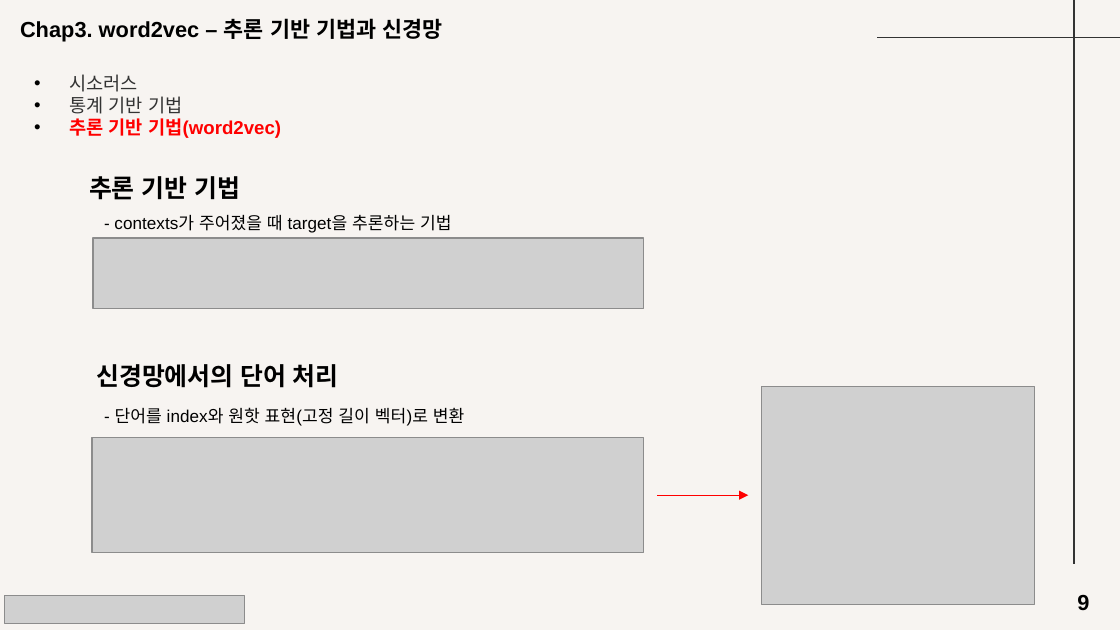
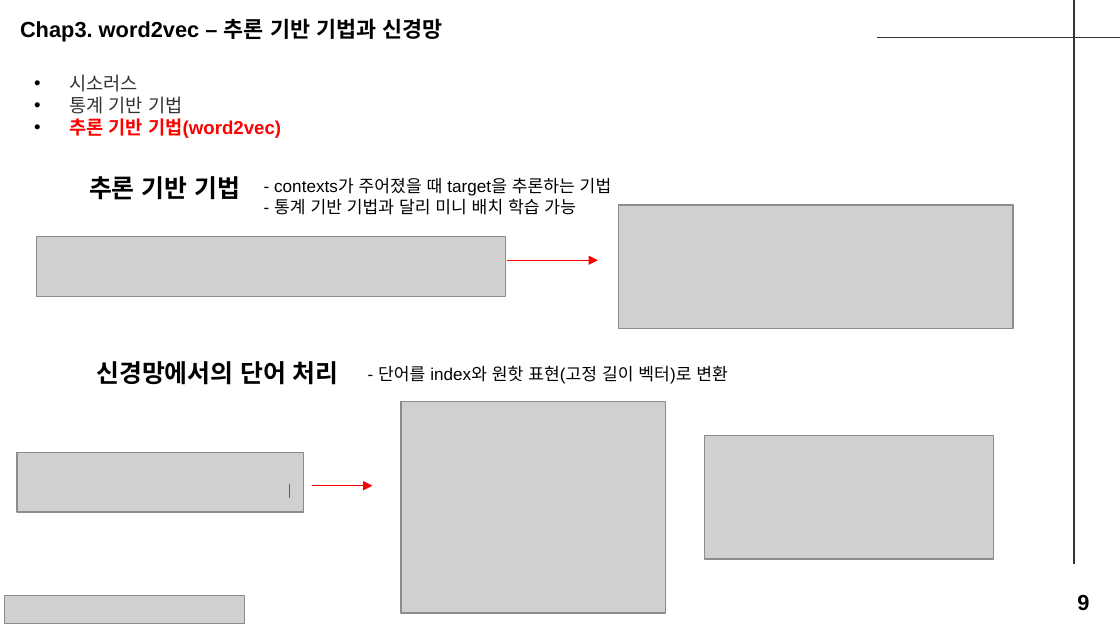
Before and after one commit to seungdeng/Deep-Learning-from-Scratch, a slide deck: slide 9 of study/발표자료/20250220_밑딥2_이승건_chap234발표자료.pptx. Drawn at 1120x630 pixels with LibreOffice and Linux fonts; fonts in the diff are those of the drawing; grey boxes stand for pictures. Boxes give left, top, right and bottom in pixels: in the first picture for what was removed or moved away, otherwise in the second. Text is boxed around its words. In the diff, an @@ line names an element or a change of style, - is before the commit and + after.

```diff
--- a/study/발표자료/20250220_밑딥2_이승건_chap234발표자료.pptx
+++ b/study/발표자료/20250220_밑딥2_이승건_chap234발표자료.pptx
@@ background #F7F4F1 to #FFFFFF @@
@@ text "- contexts가 주어졌을 때 target을 ...": place and size @@
-text "- contexts가 주어졌을 때 target을 ..." at box(114, 215, 452, 233)
+text "- contexts가 주어졌을 때 target을 ..." at box(274, 178, 612, 215)
@@ text at box(274, 195, 576, 215): paragraph added @@
+- 통계 기반 기법과 달리 미니 배치 학습 가능
@@ picture added at box(619, 205, 1014, 328) @@
@@ picture: place and size @@
-picture at box(93, 239, 644, 309)
+picture at box(36, 236, 505, 297)
@@ arrow added from (506, 260) to (598, 260), #FF0000 0.75 pt @@
@@ text "- 단어를 index와 원핫 표현(고정 ...": place and size @@
-text "- 단어를 index와 원핫 표현(고정 ..." at box(115, 407, 465, 426)
+text "- 단어를 index와 원핫 표현(고정 ..." at box(378, 365, 728, 384)
@@ picture removed at box(762, 386, 1035, 605) @@
@@ picture added at box(401, 402, 665, 614) @@
@@ picture removed at box(92, 438, 644, 553) @@
@@ picture added at box(704, 436, 995, 559) @@
@@ picture added at box(17, 452, 304, 512) @@
@@ line added from (290, 484) to (290, 498), #646464 0.75 pt @@
@@ arrow moved from (657, 495) - (748, 495) to (312, 486) - (373, 486) @@
```
Also in this commit, not shown: 11 other slides changed, 7 slides added, 6 slides removed, 2 other files.
